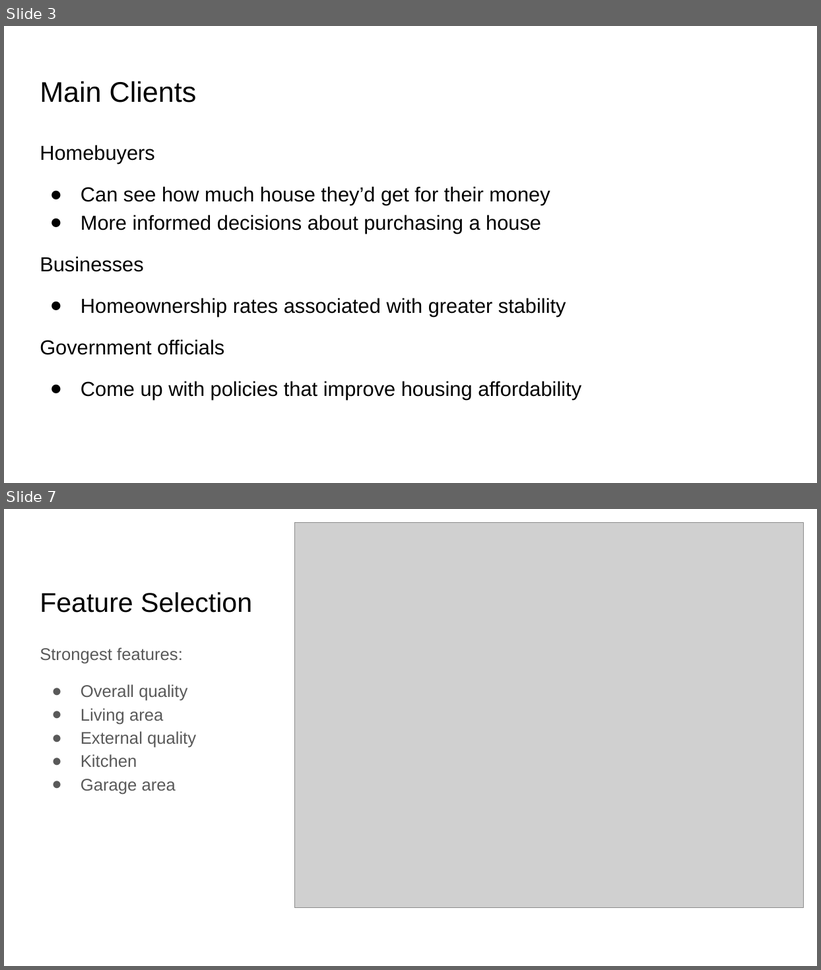
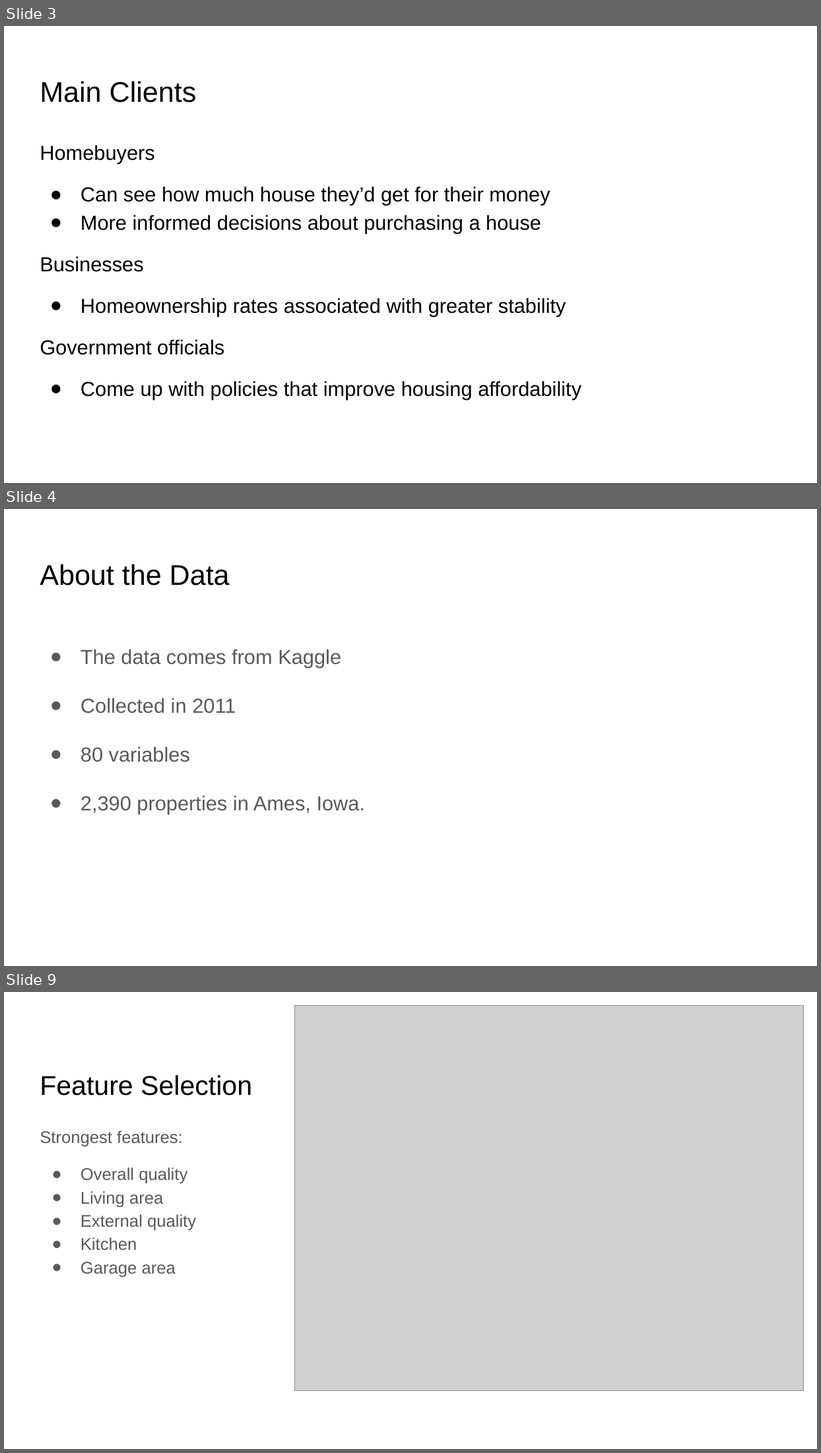
Before and after one commit to smaxwell953/Springboard_DSC_Career_Track, a slide deck: Capstone 2/Capstone Presentation.pptx. Shown one above the other, each under a label of ours: slides 3 and 7 before the commit, slides 3, 4 and 9 after it; the slides between them are not shown. The pictures are 821x970 and 821x1453 pixels, drawn with LibreOffice and Linux fonts; fonts in the diff are those of the drawing; grey boxes stand for pictures. Boxes give left, top, right and bottom in pixels: in the first picture for what was removed or moved away, otherwise in the second. Text is boxed around its words. In the diff, an @@ line names an element or a change of style, - is before the commit and + after.

```diff
--- a/Capstone 2/Capstone Presentation.pptx
+++ b/Capstone 2/Capstone Presentation.pptx
@@ slide 4 added at [4, 509, 817, 966], background #FFFFFF @@
@@ title added at [40, 564, 230, 586], 25.2 pt, text #000000 @@
+About the Data
@@ text added at [81, 649, 366, 814], 18 pt, text #595959 @@
+● The data comes from Kaggle
+● Collected in 2011
+● 80 variables
+● 2,390 properties in Ames, Iowa.
@@ what was slide 7 is now slide 9 @@
```
Also in this commit, not shown: 6 slides changed, 2 other slides added, 1 other file.
